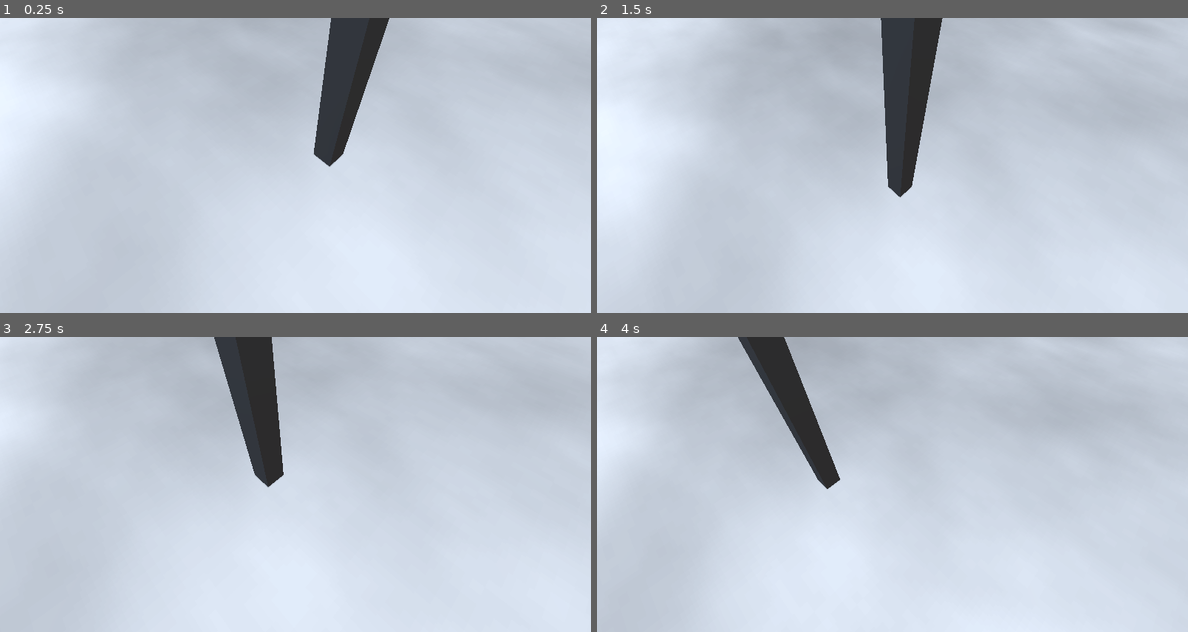
Above: before the commit, frames 1-4 (two rows, left to right).
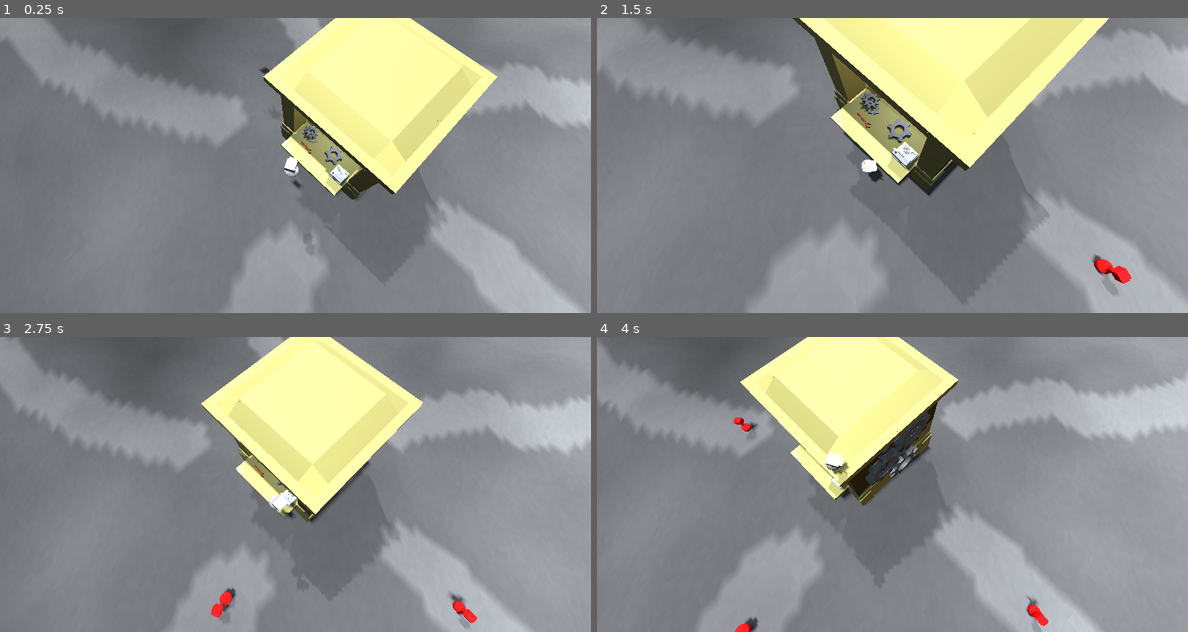
Above: after the commit, the same moments.

Repository: Fletes1/JS-JAM
Game: Godot game, scene res://Escenas/main.tscn
Two runs of this game, one before a commit and one after it. Both use one fixed random seed, a clock stepped at 60 frames per second and the inputs below.
Inputs (mouse positions are in pixels of both pictures, inside the frame that each line leads up to):
- Up to frame 1 (0.25 s): no input
- Up to frame 2 (1.5 s): move the mouse to (1022, 150) at 0.52 s; hold D 0.53-1.28 s; hold Space 0.53-1.28 s; move the mouse to (774, 180) at 1.27 s; hold S from 1.28 s (still down); tap Shift at 1.35 s
- Up to frame 3 (2.75 s): tap Space at 1.52, 1.55, 1.82 s; move the mouse to (354, 419) at 2.02 s; release S at 2.03 s; hold D from 2.03 s (still down); hold Space from 2.03 s (still down)
- Up to frame 4 (4 s): move the mouse to (862, 543) at 2.77 s; release D at 2.78 s; release Space at 2.78 s; hold W 2.78-3.53 s; tap Shift at 2.85 s; tap Space at 3.02, 3.05, 3.32 s; move the mouse to (1069, 528) at 3.52 s; hold A from 3.53 s (still down); hold Space from 3.53 s (still down)

The runs differ from the first frame. In frame 1, 99% of the frame differs, in the area x 0-100%, y 0-100%; in frame 2, 99%; in frame 3, 98%; in frame 4, 97%.

Commit message:
Update 1, basic enemies and terrein generation

Diff:
--- /dev/null
+++ b/js-gj/Enemies/light.gd
@@ -0,0 +1,38 @@
+extends RigidBody3D
+var des_vel:Vector3
+@onready var speed:int = randf_range(0.9,1.1)*3
+@onready var caminador:PathFollow3D =  $PathFollow3D
+var path_asig:int
+var des_look_pos:Vector3
+var life:int = 10
+var impacting:bool = false
+
+func _ready() -> void:
+	caminador.reparent(get_parent().paths[path_asig])
+	caminador.progress = 0.1
+	des_look_pos = caminador.global_position
+	position = caminador.global_position + Vector3(randf_range(-1,1)*get_parent().cam_size,1,randf_range(-1,1)*get_parent().cam_size)
+
+func _physics_process(delta: float) -> void:
+	while position.distance_to(caminador.global_position) < 3 and caminador.progress_ratio < 1:
+		caminador.progress += 1
+	if caminador.progress_ratio == 1:
+		impact()
+	des_look_pos += (caminador.global_position-des_look_pos)*delta*3
+	$MeshInstance3D.look_at(des_look_pos)
+	$MeshInstance3D.rotation.x = 0
+	$MeshInstance3D.rotation.z = 0
+	des_vel = position.direction_to(caminador.global_position)
+	des_vel.y = 0
+	des_vel = des_vel.normalized()*speed
+	apply_force(Vector3((des_vel-linear_velocity).x,0,(des_vel-linear_velocity).z)*20,Vector3.UP)
+
+	apply_torque(-rotation*20)
+	if impacting and linear_velocity.y < 0 and get_contact_count() > 0 and get_colliding_bodies()[0].is_in_group("Suelo"):
+		queue_free()
+
+func impact():
+	if !impacting:
+		impacting = true
+		linear_velocity = Vector3(0,10,0)
+		mass = 10
--- /dev/null
+++ b/js-gj/Enemies/light.tscn
@@ -0,0 +1,57 @@
+[gd_scene load_steps=9 format=3 uid="uid://gcfho8cs8sk1"]
+
+[ext_resource type="Script" uid="uid://cmx62bu26rttu" path="res://Enemies/light.gd" id="1_erux7"]
+
+[sub_resource type="PhysicsMaterial" id="PhysicsMaterial_ps2ao"]
+friction = 0.0
+
+[sub_resource type="CapsuleShape3D" id="CapsuleShape3D_erux7"]
+
+[sub_resource type="StandardMaterial3D" id="StandardMaterial3D_qind2"]
+albedo_color = Color(1, 0, 0, 1)
+
+[sub_resource type="BoxMesh" id="BoxMesh_dv7sx"]
+material = SubResource("StandardMaterial3D_qind2")
+size = Vector3(0.7, 0.5, 0.7)
+
+[sub_resource type="BoxMesh" id="BoxMesh_iyqpm"]
+material = SubResource("StandardMaterial3D_qind2")
+size = Vector3(0.5, 0.2, 0.2)
+
+[sub_resource type="SphereMesh" id="SphereMesh_v1rxu"]
+material = SubResource("StandardMaterial3D_qind2")
+radial_segments = 32
+rings = 16
+
+[sub_resource type="BoxMesh" id="BoxMesh_6gpla"]
+material = SubResource("StandardMaterial3D_qind2")
+size = Vector3(0.2, 0.8, 0.2)
+
+[node name="Light" type="RigidBody3D"]
+physics_material_override = SubResource("PhysicsMaterial_ps2ao")
+contact_monitor = true
+max_contacts_reported = 1
+angular_damp = 20.0
+script = ExtResource("1_erux7")
+
+[node name="CollisionShape3D" type="CollisionShape3D" parent="."]
+shape = SubResource("CapsuleShape3D_erux7")
+
+[node name="MeshInstance3D" type="MeshInstance3D" parent="."]
+transform = Transform3D(1, 0, 0, 0, 1, 0, 0, 0, 1, 0, 0.75, 0)
+mesh = SubResource("BoxMesh_dv7sx")
+
+[node name="MeshInstance3D" type="MeshInstance3D" parent="MeshInstance3D"]
+transform = Transform3D(1, 0, 0, 0, 1, 0, 0, 0, 1, 0, 0.0383018, -0.427945)
+mesh = SubResource("BoxMesh_iyqpm")
+
+[node name="MeshInstance3D2" type="MeshInstance3D" parent="MeshInstance3D"]
+transform = Transform3D(1, 0, 0, 0, 1, 0, 0, 0, 1, 0, -1.25, 0)
+mesh = SubResource("SphereMesh_v1rxu")
+
+[node name="MeshInstance3D3" type="MeshInstance3D" parent="MeshInstance3D"]
+transform = Transform3D(1, 0, 0, 0, 1, 0, 0, 0, 1, 0, -0.497747, 0)
+mesh = SubResource("BoxMesh_6gpla")
+
+[node name="PathFollow3D" type="PathFollow3D" parent="."]
+loop = false
--- a/js-gj/Escenas/main.gd
+++ b/js-gj/Escenas/main.gd
@@ -1,6 +1,144 @@
 extends Node3D
+@onready var noiseterrain:FastNoiseLite = FastNoiseLite.new()
+@onready var noiseterrain_color:FastNoiseLite = FastNoiseLite.new()
+@onready var material_suelo = load("res://Recursos/Suelo_mat.tres")
+var terr_size:int = 80#ratio of the terrain
+var terr_alt:int = 10#variation of the terrain
+
+var amount:float = 0#Variables auxiliares
+var cant:int = 0
+var prom:float = 0
+var color_poner:Color
+var check:Vector2
+var paths_amout:int = 5
+var cam_size:int = 3
+var cam_p:Vector2
+var cam_p_step:float = 1
+var cam_count:float = 0
+var angle:float = 90
+var angle_var:float = 0
+
+var CA:Array = []#tiles pertenecientes a extras de camino(ancho)
+var CA_H:Array = []#altura promedio de extras en base a principales
+var VF:Array = []
+var st = SurfaceTool.new()
+var add:Array = [0,0,1,1,0,1,0,0,1,0,1,1]
+var CP:Array
+var CA_prom_area_t:int = 5#area a promediar de los extras con el terreno
+var paths:Array
+
+var cont_spawn:int = 0
+
+func _ready() -> void:
+	randomize()
+	noiseterrain.seed = randi()
+	noiseterrain_color.seed = randi()
+	create_paths()
+	crear_plataforma()
+	var max_y_0:float = -10
+	for x in 10:
+		for y in 10:
+			max_y_0 = max(noiseterrain.get_noise_2d(x-5,y-5)*terr_alt,max_y_0)
+	$Suelo/Tienda_1.position.y = max_y_0
+	$Suelo/CollisionShape3D2.position.y = max_y_0+3
 
 func _physics_process(delta: float) -> void:
-	#$Suelo.angular_velocity -= rotation*500
-	#$Suelo.apply_central_force(-position)
-	pass
+	if Input.is_action_just_pressed("ui_cancel"):get_tree().change_scene_to_file("res://Escenas/main.tscn")
+	$Suelo.angular_velocity -= $Suelo.rotation*delta*0.1
+	$Suelo.linear_velocity.x -= $Suelo.position.x*delta
+	$Suelo.linear_velocity.z -= $Suelo.position.z*delta
+
+func spawn_enemy(type:int,path:int):
+	var ins = preload("res://Enemies/light.tscn").instantiate()
+	ins.path_asig = path
+	#ins.position = Vector3.UP*100
+	add_child(ins)
+
+func create_paths():#creates the paths of the level
+	var start_distance:int = 15
+	CP = []
+	cam_p_step = 1
+	for i in paths_amout:
+		var ins:Path3D = Path3D.new()
+		ins.curve = Curve3D.new()
+		angle = 360/paths_amout * i
+		cam_p = Vector2(start_distance,0).rotated(deg_to_rad(angle))
+		angle_var = 0
+		cam_count = 0
+		while cam_count < terr_size-start_distance-cam_size:
+			if !CP.has(round(cam_p)):
+				ins.curve.bake_interval = 512
+				ins.curve.add_point(Vector3(cam_p.x,noiseterrain.get_noise_2d(cam_p.x,cam_p.y)*terr_alt+1,cam_p.y))
+				CP.append(round(cam_p))
+			cam_p += Vector2(cam_p_step,0).rotated(deg_to_rad(angle))
+			cam_count += cam_p_step
+			angle_var += randf_range(-10,10)*cam_p_step
+			angle_var -= angle_var*0.15
+			angle += angle_var
+			angle += (360/paths_amout * i-angle)*0.2
+		$Suelo.add_child(ins)
+		paths.append(ins)
+
+func crear_plataforma():#creates the patform
+	CA.clear()
+	CA_H.clear()
+	amount = 0
+	cant = 0
+	#Comienzo de creacion de ruta
+	for i in CP:
+		for X in cam_size*2:
+			for Y in cam_size*2:
+				check = Vector2(X-cam_size,Y-cam_size)
+				if check.length() <= cam_size and !CA.has(check+i):
+					CA.append(check+i)
+	CA_H.clear()
+	for i in CA:
+		CA_H.append(noiseterrain.get_noise_2d(i.x,i.y) * terr_alt)
+	#Creacion de VF
+	VF.clear()
+
+	for X in terr_size*2:#Llenado y asignacion de VF
+		VF.insert(X,[])
+		for Y in terr_size*2:
+			VF[X].insert(Y,0)
+	for X in VF.size():
+		for Y in VF[X].size():
+			check = Vector2(X-terr_size,Y-terr_size)
+			if CA.has(check):#pista
+				VF[X][Y] = CA_H[CA.find(check)]
+			else:#resto
+				VF[X][Y] = noiseterrain.get_noise_2d(check.x,check.y)*terr_alt
+
+	#Creacion de terreno
+	st = SurfaceTool.new()
+	st.begin(Mesh.PRIMITIVE_TRIANGLES)
+
+	for X in (VF.size())-1:
+		for Y in (VF[X].size())-1:
+			if Vector2(X-terr_size,Y-terr_size).length() <= terr_size:
+				for i in add.size()/2:
+					if CA.has(Vector2(X+add[i*2]-terr_size,Y+add[i*2+1]-terr_size)):#Pista
+						color_poner = Color(0.5,0.5,0.5)# * randf_range(0.98,1.02)
+					else:
+						color_poner = Color(0.4,0.4,0.4)#Fuera
+					color_poner = color_poner * (1 + (noiseterrain_color.get_noise_2d(X+add[i*2]-terr_size,Y+add[i*2+1]-terr_size))*0.5)*randf_range(0.98,1.02)#variacion extra
+
+					st.set_color(color_poner)
+					st.add_vertex(Vector3(X+add[i*2]-terr_size, VF[(X+add[i*2])][(Y+add[i*2+1])] - int(Vector2(X+add[i*2]-terr_size,Y+add[i*2+1]-terr_size).length() > terr_size-cam_size)* pow(Vector2(X+add[i*2]-terr_size,Y+add[i*2+1]-terr_size).length() - (terr_size-cam_size),2), Y+add[i*2+1]-terr_size))
+
+	var ins = MeshInstance3D.new()
+	ins.cast_shadow = false
+	ins.material_override = material_suelo
+	ins.mesh = st.commit()
+	ins.create_trimesh_collision()
+	#ins.get_child(0).set_collision_layer_value(2,true)
+	#ins.get_child(0).set_collision_mask_value(2,true)
+	ins.position.y = 0
+	$Suelo.add_child(ins)
+	ins.get_child(0).get_child(0).reparent($Suelo)
+	ins.get_child(0).queue_free()
+
+
+func _on_timer_timeout() -> void:
+	cont_spawn += 1
+	spawn_enemy(0,cont_spawn%paths.size()-1)
--- a/js-gj/Escenas/main.tscn
+++ b/js-gj/Escenas/main.tscn
@@ -1,31 +1,18 @@
-[gd_scene load_steps=15 format=3 uid="uid://du7c01eubns78"]
+[gd_scene load_steps=13 format=3 uid="uid://du7c01eubns78"]
 
 [ext_resource type="PackedScene" uid="uid://c2ljo7d4885d4" path="res://Escenas/player.tscn" id="1_6lbni"]
 [ext_resource type="Script" uid="uid://uqqiuuiqe113" path="res://Escenas/main.gd" id="1_vt1rs"]
+[ext_resource type="PackedScene" uid="uid://1adx1wpuuu7w" path="res://Recursos/tienda_2.tscn" id="3_2ia52"]
+[ext_resource type="PackedScene" uid="uid://bvnd2sfnx65s7" path="res://Torretas/asault.tscn" id="3_7xwpo"]
 
-[sub_resource type="PhysicsMaterial" id="PhysicsMaterial_6lbni"]
+[sub_resource type="PhysicsMaterial" id="PhysicsMaterial_vt1rs"]
+friction = 0.1
 
-[sub_resource type="BoxShape3D" id="BoxShape3D_vt1rs"]
-size = Vector3(100, 10, 100)
+[sub_resource type="CylinderShape3D" id="CylinderShape3D_vt1rs"]
+radius = 75.0
 
-[sub_resource type="Gradient" id="Gradient_0kh0y"]
-offsets = PackedFloat32Array(0.0238095, 1)
-colors = PackedColorArray(0.351563, 0.351563, 0.351563, 1, 0.720468, 0.720468, 0.720467, 1)
-
-[sub_resource type="FastNoiseLite" id="FastNoiseLite_7xwpo"]
-fractal_octaves = 10
-
-[sub_resource type="NoiseTexture2D" id="NoiseTexture2D_2ia52"]
-in_3d_space = true
-color_ramp = SubResource("Gradient_0kh0y")
-noise = SubResource("FastNoiseLite_7xwpo")
-
-[sub_resource type="StandardMaterial3D" id="StandardMaterial3D_crgrh"]
-albedo_texture = SubResource("NoiseTexture2D_2ia52")
-
-[sub_resource type="BoxMesh" id="BoxMesh_s2ilj"]
-material = SubResource("StandardMaterial3D_crgrh")
-size = Vector3(100, 10, 100)
+[sub_resource type="BoxShape3D" id="BoxShape3D_0kh0y"]
+size = Vector3(11, 5, 12)
 
 [sub_resource type="ProceduralSkyMaterial" id="ProceduralSkyMaterial_ktoa8"]
 
@@ -38,41 +25,61 @@
 
 [sub_resource type="SphereShape3D" id="SphereShape3D_6lbni"]
 
-[sub_resource type="BoxMesh" id="BoxMesh_vt1rs"]
-size = Vector3(1, 15, 1)
+[sub_resource type="Curve3D" id="Curve3D_vt1rs"]
 
 [node name="Main" type="Node3D"]
 script = ExtResource("1_vt1rs")
 
-[node name="Player" parent="." instance=ExtResource("1_6lbni")]
-transform = Transform3D(1, 0, 0, 0, 1, 0, 0, 0, 1, 0, 6.92013, 2.33035)
-
-[node name="Suelo" type="RigidBody3D" parent="."]
+[node name="Suelo" type="RigidBody3D" parent="." groups=["Suelo"]]
 collision_layer = 3
 collision_mask = 3
 mass = 100.0
-physics_material_override = SubResource("PhysicsMaterial_6lbni")
-angular_damp = 1.0
+physics_material_override = SubResource("PhysicsMaterial_vt1rs")
+center_of_mass_mode = 1
+angular_damp = 0.1
 
 [node name="CollisionShape3D" type="CollisionShape3D" parent="Suelo"]
-shape = SubResource("BoxShape3D_vt1rs")
+transform = Transform3D(1, 0, 0, 0, 1, 0, 0, 0, 1, 0, -5, 0)
+shape = SubResource("CylinderShape3D_vt1rs")
 
-[node name="MeshInstance3D" type="MeshInstance3D" parent="Suelo"]
-mesh = SubResource("BoxMesh_s2ilj")
+[node name="CollisionShape3D2" type="CollisionShape3D" parent="Suelo"]
+transform = Transform3D(1, 0, 0, 0, 1, 0, 0, 0, 1, 0, 3, 1)
+shape = SubResource("BoxShape3D_0kh0y")
+
+[node name="Asault" parent="Suelo" instance=ExtResource("3_7xwpo")]
+transform = Transform3D(1, 0, 0, 0, 1, 0, 0, 0, 1, -15, 9, 0)
+
+[node name="Tienda_1" parent="Suelo" instance=ExtResource("3_2ia52")]
+
+[node name="Player" parent="." instance=ExtResource("1_6lbni")]
+transform = Transform3D(1, 0, 0, 0, 1, 0, 0, 0, 1, 0, 10, 8.74341)
 
 [node name="WorldEnvironment" type="WorldEnvironment" parent="."]
 environment = SubResource("Environment_n3qho")
 
 [node name="DirectionalLight3D2" type="DirectionalLight3D" parent="WorldEnvironment"]
 transform = Transform3D(1, 0, 0, 0, -4.37114e-08, 1, 0, -1, -4.37114e-08, 0, 0, 0)
+light_indirect_energy = 0.0
 shadow_enabled = true
+shadow_reverse_cull_face = true
+
+[node name="DirectionalLight3D3" type="DirectionalLight3D" parent="WorldEnvironment"]
+transform = Transform3D(0.648474, 0.511863, -0.563452, 0.655888, -3.29959e-08, 0.754858, 0.386384, -0.859067, -0.335725, 0, 0, 0)
+light_energy = 0.2
+light_indirect_energy = 0.0
+shadow_enabled = true
+shadow_reverse_cull_face = true
 
 [node name="Sosten" type="StaticBody3D" parent="."]
-transform = Transform3D(1, 0, 0, 0, 1, 0, 0, 0, 1, 0, -5.5, 0)
+transform = Transform3D(1, 0, 0, 0, 1, 0, 0, 0, 1, 0, -6.5, 0)
 
 [node name="CollisionShape3D" type="CollisionShape3D" parent="Sosten"]
 shape = SubResource("SphereShape3D_6lbni")
 
-[node name="MeshInstance3D" type="MeshInstance3D" parent="Sosten"]
-transform = Transform3D(1, 0, 0, 0, 1, 0, 0, 0, 1, 0, 15, 0)
-mesh = SubResource("BoxMesh_vt1rs")
+[node name="Path3D" type="Path3D" parent="."]
+curve = SubResource("Curve3D_vt1rs")
+
+[node name="Timer" type="Timer" parent="."]
+autostart = true
+
+[connection signal="timeout" from="Timer" to="." method="_on_timer_timeout"]
--- a/js-gj/Escenas/player.gd
+++ b/js-gj/Escenas/player.gd
@@ -1,5 +1,5 @@
 extends RigidBody3D
-@onready var camera_angle:Vector3 = Vector3(3,7,3)
+@onready var camera_angle:Vector3 = Vector3(3,15,3)
 @onready var camera_des_pos:Vector3 = position + camera_angle
 
 var des_vel:Vector3
@@ -25,9 +25,9 @@
 	des_vel = des_vel.normalized()*speed
 	if Input.is_key_pressed(KEY_SHIFT):
 		des_vel *= 2
-	apply_force(Vector3((des_vel-linear_velocity).x,0,(des_vel-linear_velocity).z)*10,Vector3.UP)
+	apply_force(Vector3((des_vel-linear_velocity).x,0,(des_vel-linear_velocity).z),Vector3.UP)
 	if des_vel == Vector3.ZERO:
-		apply_force(Vector3((des_vel-linear_velocity).x,0,(des_vel-linear_velocity).z)*5,Vector3.UP)
+		apply_force(Vector3((des_vel-linear_velocity).x,0,(des_vel-linear_velocity).z)*0.5,Vector3.UP)
 
 	$Mouse_ray.global_position = $Camera3D.global_position
 	$Mouse_ray.target_position = $Camera3D.project_ray_normal($Node2D.get_global_mouse_position()) * 5000
@@ -37,13 +37,14 @@
 		$MeshInstance3D.look_at(des_look_point)
 		$MeshInstance3D.rotation.x = 0
 		$MeshInstance3D.rotation.z = 0
-	apply_torque(-rotation*300)
+	apply_torque(-rotation*30)
 
 	if Input.is_key_pressed(KEY_SPACE) and get_contact_count() > 0:
 		linear_velocity.y = 10
-		mass = 50
+		mass = 100
 		await body_entered
-		mass = 10
+		mass = 1
 
 	camera_des_pos += (position *0.8 + des_look_point*0.2 + camera_angle + Vector3(linear_velocity.x,0,linear_velocity.z)/3 -camera_des_pos)*delta*5
+	camera_des_pos = camera_des_pos.normalized() * min(camera_des_pos.length(),get_parent().terr_size-3)
 	$Camera3D.global_position = camera_des_pos
--- a/js-gj/Escenas/player.tscn
+++ b/js-gj/Escenas/player.tscn
@@ -21,7 +21,6 @@
 size = Vector3(0.2, 0.8, 0.2)
 
 [node name="Player" type="RigidBody3D"]
-mass = 10.0
 physics_material_override = SubResource("PhysicsMaterial_cnkc8")
 contact_monitor = true
 max_contacts_reported = 1
@@ -39,7 +38,6 @@
 
 [node name="MeshInstance3D" type="MeshInstance3D" parent="."]
 transform = Transform3D(1, 0, 0, 0, 1, 0, 0, 0, 1, 0, 0.75, 0)
-visible = false
 mesh = SubResource("BoxMesh_i8vih")
 
 [node name="MeshInstance3D" type="MeshInstance3D" parent="MeshInstance3D"]
--- /dev/null
+++ b/js-gj/Recursos/Suelo_mat.tres
@@ -0,0 +1,8 @@
+[gd_resource type="StandardMaterial3D" format=3 uid="uid://dys4fl8va4etw"]
+
+[resource]
+cull_mode = 2
+diffuse_mode = 3
+specular_mode = 1
+disable_fog = true
+vertex_color_use_as_albedo = true
--- /dev/null
+++ b/js-gj/Recursos/tienda_1.tscn
@@ -0,0 +1,11 @@
+[gd_scene load_steps=2 format=3 uid="uid://ckeceloajewis"]
+
+[ext_resource type="PackedScene" uid="uid://bdtcoa0fvkvw6" path="res://Recursos/Tienda_1.glb" id="1_rh3kg"]
+
+[node name="Tienda_1" instance=ExtResource("1_rh3kg")]
+
+[node name="OmniLight3D" type="OmniLight3D" parent="." index="1"]
+transform = Transform3D(1, 0, 0, 0, 1, 0, 0, 0, 1, 0, 1.54258, 0)
+light_energy = 3.0
+shadow_enabled = true
+omni_range = 25.0
--- /dev/null
+++ b/js-gj/Recursos/tienda_2.tscn
@@ -0,0 +1,12 @@
+[gd_scene load_steps=2 format=3 uid="uid://1adx1wpuuu7w"]
+
+[ext_resource type="PackedScene" uid="uid://ssqluxfdjlri" path="res://Recursos/Tienda_2.glb" id="1_a75d1"]
+
+[node name="Tienda_2" instance=ExtResource("1_a75d1")]
+transform = Transform3D(5, 0, 0, 0, 5, 0, 0, 0, 5, 0, 0, 0)
+
+[node name="OmniLight3D" type="OmniLight3D" parent="." index="1"]
+transform = Transform3D(1, 0, 0, 0, 1, 0, 0, 0, 1, 0, 1.54258, 0)
+light_energy = 3.0
+shadow_enabled = true
+omni_range = 25.0
--- /dev/null
+++ b/js-gj/Torretas/asault.gd
@@ -0,0 +1 @@
+extends RigidBody3D
--- /dev/null
+++ b/js-gj/Torretas/asault.tscn
@@ -0,0 +1,21 @@
+[gd_scene load_steps=5 format=3 uid="uid://bvnd2sfnx65s7"]
+
+[ext_resource type="Script" uid="uid://c5xvkntyp6i0c" path="res://Torretas/asault.gd" id="1_vebnf"]
+
+[sub_resource type="PhysicsMaterial" id="PhysicsMaterial_mxygk"]
+rough = true
+
+[sub_resource type="BoxShape3D" id="BoxShape3D_vebnf"]
+
+[sub_resource type="BoxMesh" id="BoxMesh_buivy"]
+
+[node name="Asault" type="RigidBody3D"]
+mass = 10.0
+physics_material_override = SubResource("PhysicsMaterial_mxygk")
+script = ExtResource("1_vebnf")
+
+[node name="CollisionShape3D" type="CollisionShape3D" parent="."]
+shape = SubResource("BoxShape3D_vebnf")
+
+[node name="MeshInstance3D" type="MeshInstance3D" parent="."]
+mesh = SubResource("BoxMesh_buivy")
--- a/js-gj/project.godot
+++ b/js-gj/project.godot
@@ -25,6 +25,7 @@
 [global_group]
 
 Jugador=""
+Suelo=""
 
 [gui]
 
Not shown, added: js-gj/Enemies/light.gd.uid
Not shown, changed: js-gj/Ideas.txt
Binary file added: js-gj/Recursos/Tienda_1.glb
Not shown, added: js-gj/Recursos/Tienda_1.glb.import
Binary file added: js-gj/Recursos/Tienda_2.glb
Not shown, added: js-gj/Recursos/Tienda_2.glb.import
Not shown, added: js-gj/Torretas/asault.gd.uid
